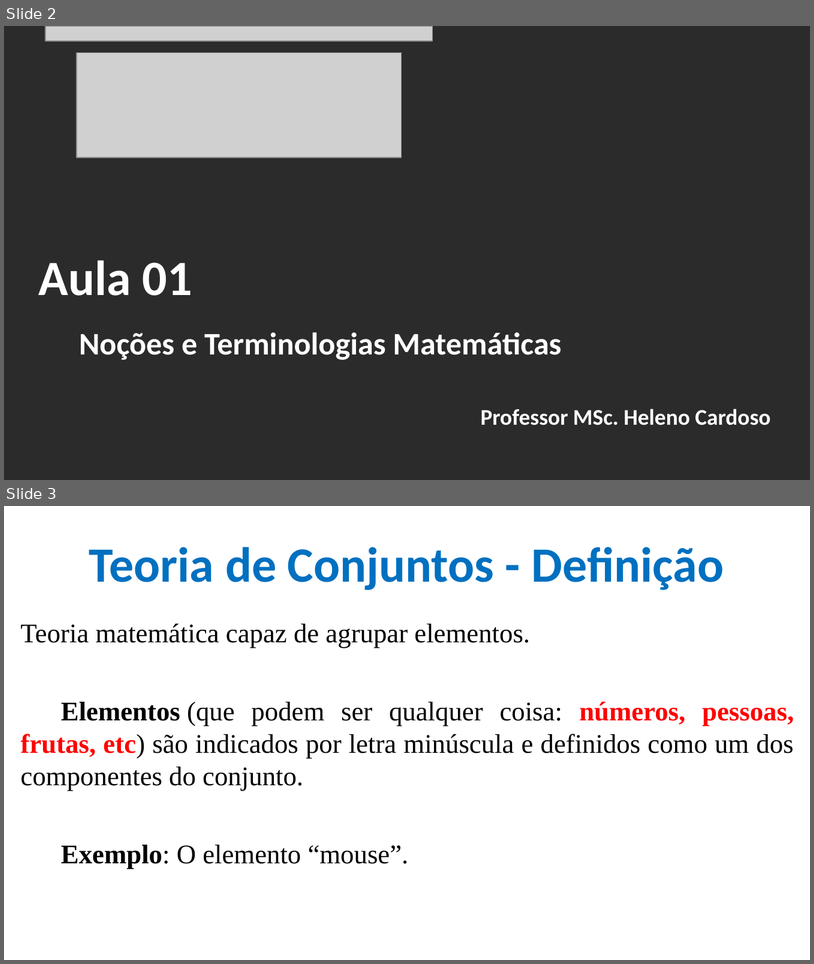
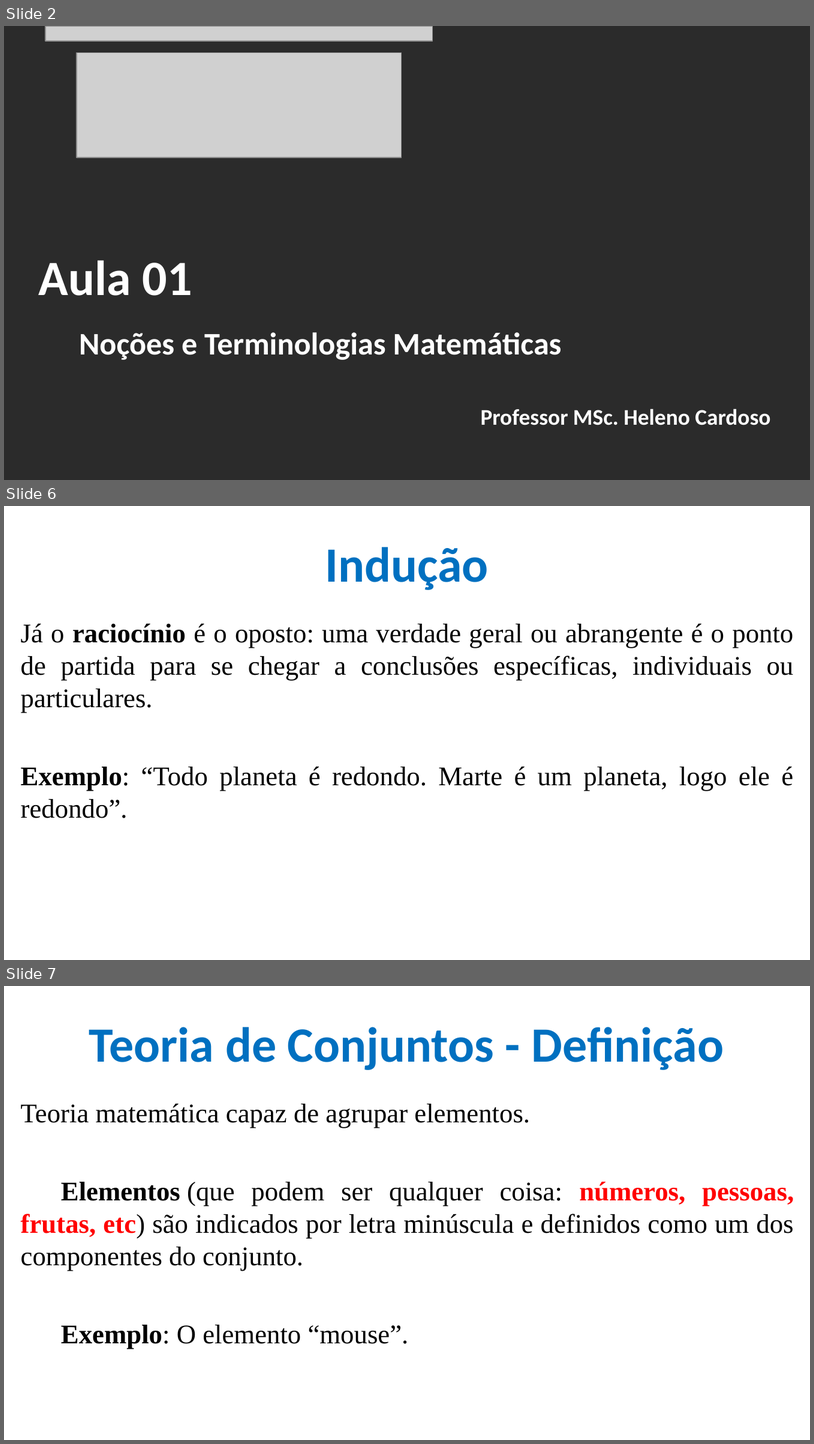
Before and after one commit to CloudEducationBrazil/WydenTeoriaCompiladores, a slide deck: 01 Classes/Aula 01 Teoria de Compiladores - Noções e Terminologias Matemáticas.pptx. Shown one above the other, each under a label of ours: slides 2 and 3 before the commit, slides 2, 6 and 7 after it; the slides between them are not shown. The pictures are 814x964 and 814x1444 pixels, drawn with LibreOffice and Linux fonts; fonts in the diff are those of the drawing; grey boxes stand for pictures; background and template pictures are left out; a plain dark background stands for a picture behind light text. Boxes give left, top, right and bottom in pixels: in the first picture for what was removed or moved away, otherwise in the second. Text is boxed around its words. In the diff, an @@ line names an element or a change of style, - is before the commit and + after.

```diff
--- a/01 Classes/Aula 01 Teoria de Compiladores - Noções e Terminologias Matemáticas.pptx
+++ b/01 Classes/Aula 01 Teoria de Compiladores - Noções e Terminologias Matemáticas.pptx
@@ slide 6 added at bbox=[4, 506, 810, 960], background picture (left out) @@
@@ title added at bbox=[325, 547, 488, 590], 44 pt, text #0070C0, bold @@
+Indução
@@ text added at bbox=[21, 623, 794, 818], 24 pt, text #000000 @@
+Já o raciocínio é o oposto: uma verdade geral ou abrangente é o ponto de partida para se chegar a conclusões específicas, individuais ou particulares.
+Exemplo: “Todo planeta é redondo. Marte é um planeta, logo ele é redondo”.
@@ what was slide 3 is now slide 7 @@
```
Also in this commit, not shown: 3 other slides added.
